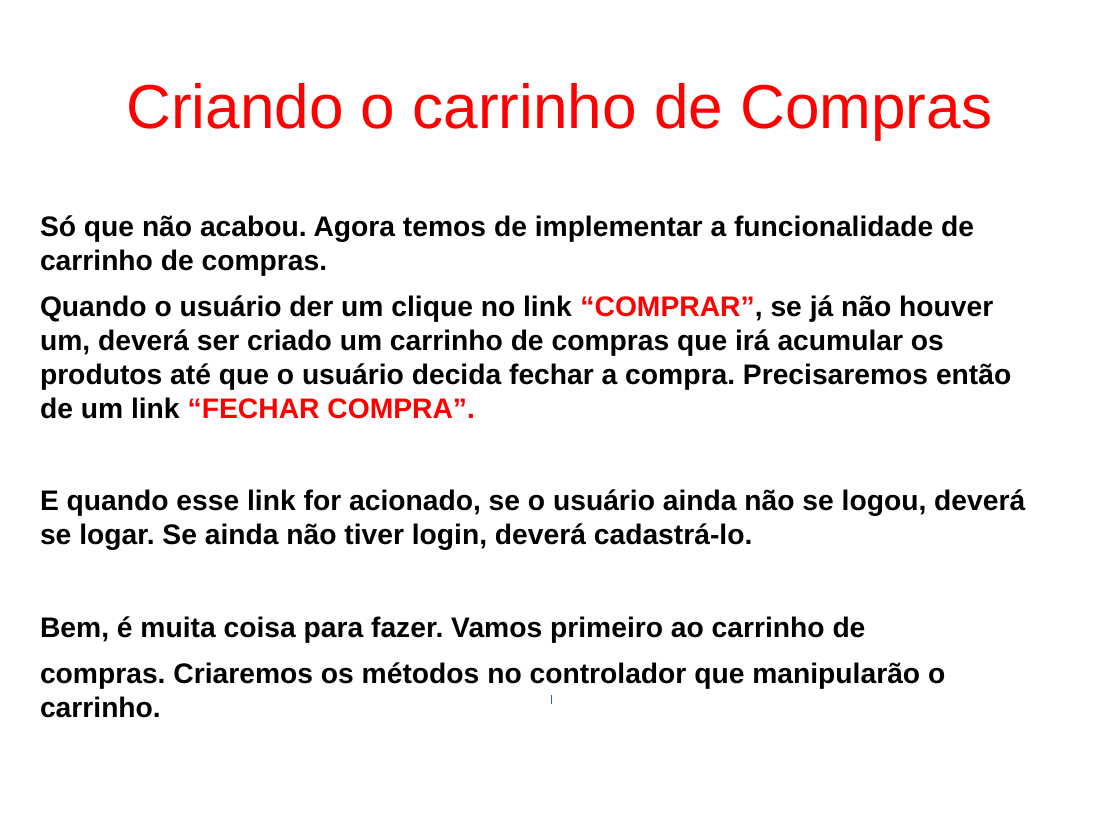
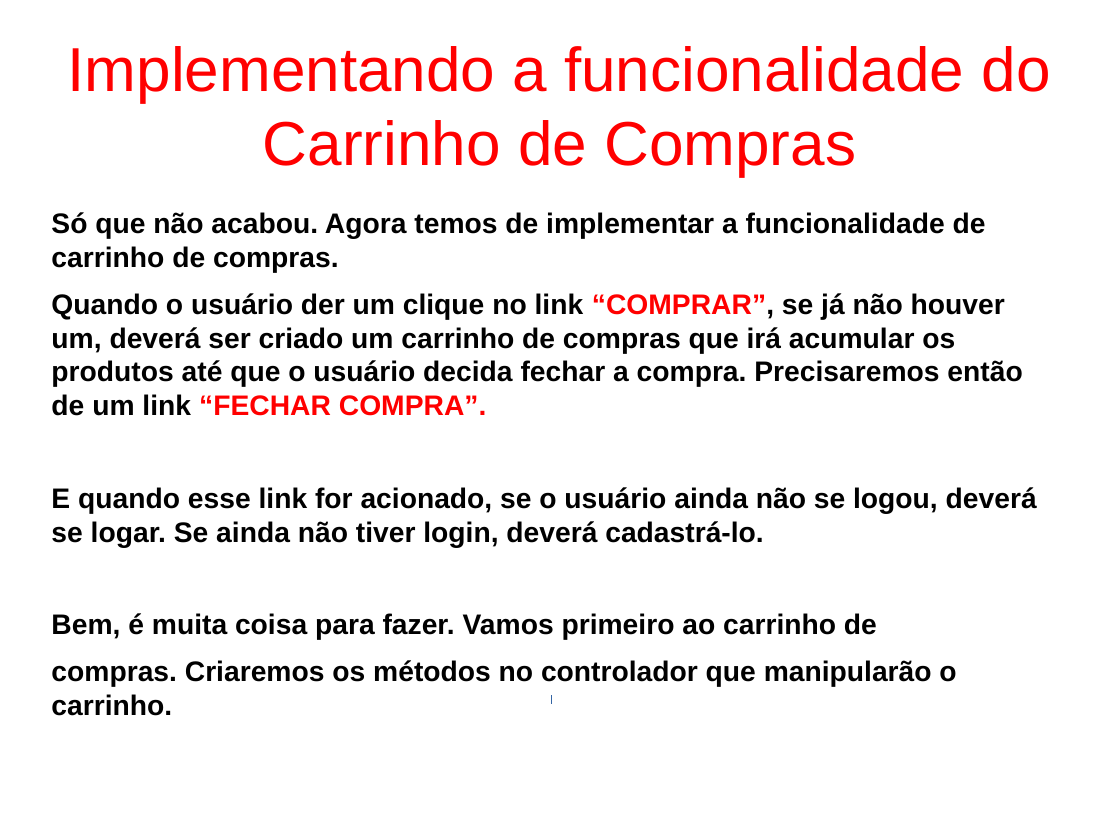
Before and after one commit to fgsl/lojasacme, a slide deck: slide 76 of docs/tutorial.odp (slide 61 before the commit). Drawn at 1120x840 pixels with LibreOffice and Linux fonts; fonts in the diff are those of the drawing. Boxes give left, top, right and bottom in pixels: in the first picture for what was removed or moved away, otherwise in the second. Text is boxed around its words. In the diff, an @@ line names an element or a change of style, - is before the commit and + after.

```diff
--- a/docs/tutorial.odp
+++ b/docs/tutorial.odp
@@ title at (x1=68, y1=46, x2=1051, y2=177): text changed @@
-Criando o carrinho de Compras
+Implementando a funcionalidade do Carrinho de Compras
@@ text "Só que não acabou. Agora ..." moved from (x1=40, y1=215, x2=1025, y2=718) to (x1=51, y1=212, x2=1037, y2=716) @@
```
Also in this commit, not shown: 62 other slides changed, 26 slides added, 11 slides removed, 17 other files.
